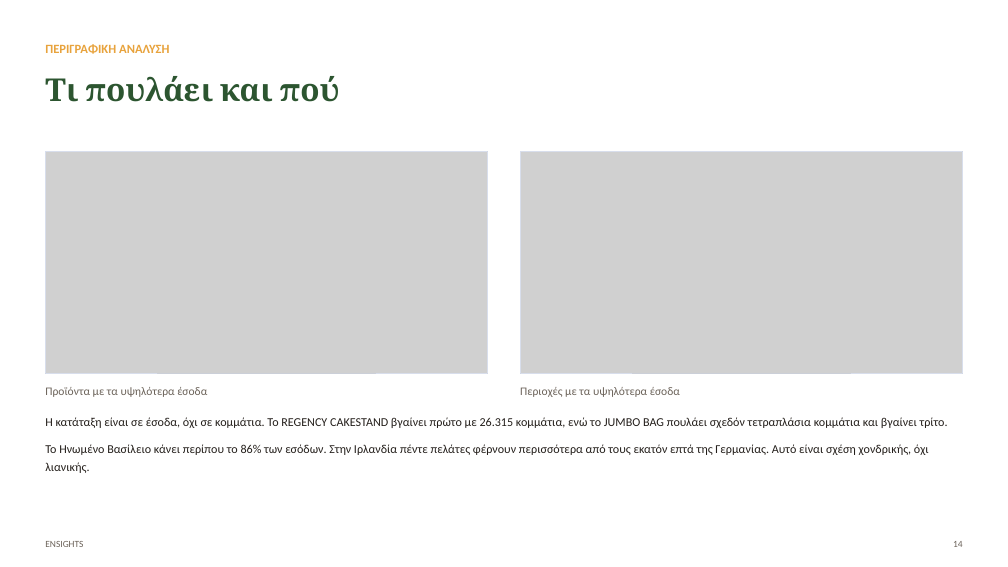
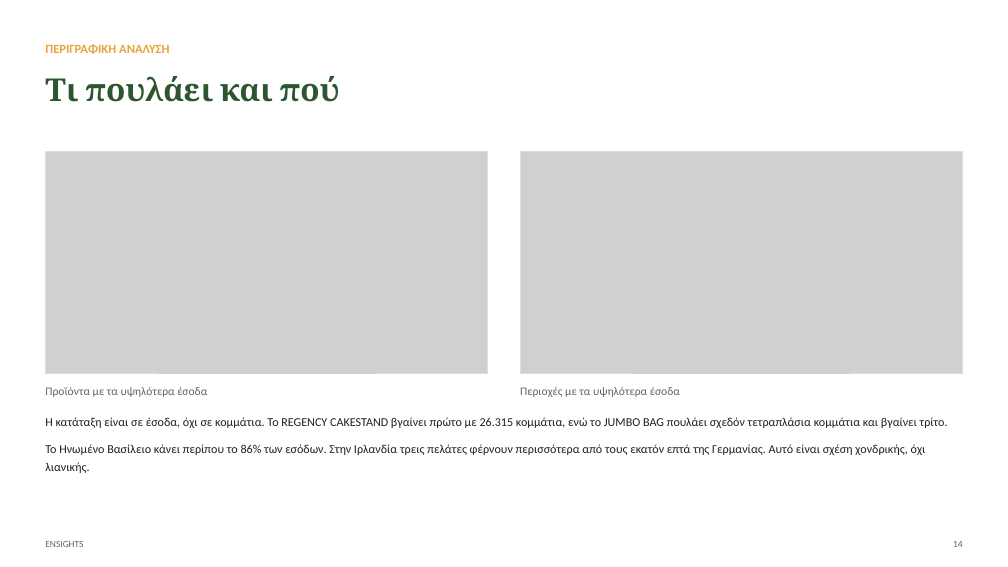
Before and after one commit to xrhstosmour/ensights, a slide deck: slide 14 of documents/ensights-thesis-defense.pptx. Drawn at 1008x567 pixels with LibreOffice and Linux fonts; fonts in the diff are those of the drawing; grey boxes stand for pictures. Boxes give left, top, right and bottom in pixels: in the first picture for what was removed or moved away, otherwise in the second. Text is boxed around its words. In the diff, an @@ line names an element or a change of style, - is before the commit and + after.

```diff
--- a/documents/ensights-thesis-defense.pptx
+++ b/documents/ensights-thesis-defense.pptx
@@ text at [45, 444, 926, 473]: text changed @@
-Το Ηνωμένο Βασίλειο κάνει περίπου το 86% των εσόδων. Στην Ιρλανδία πέντε πελάτες φέρνουν περισσότερα από τους εκατόν επτά της Γερμανίας. Αυτό είναι σχέση χονδρικής, όχι λιανικής.
+Το Ηνωμένο Βασίλειο κάνει περίπου το 86% των εσόδων. Στην Ιρλανδία τρεις πελάτες φέρνουν περισσότερα από τους εκατόν επτά της Γερμανίας. Αυτό είναι σχέση χονδρικής, όχι λιανικής.
```
Also in this commit, not shown: 4 other files.
